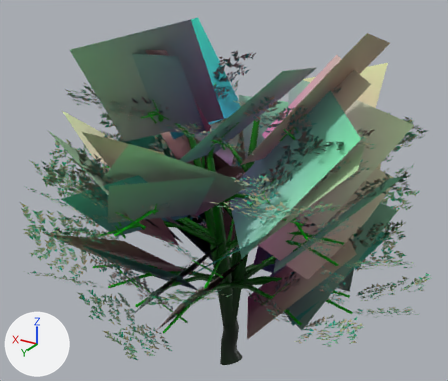
A saved change to the glTF model assets/trees/hill_c_1.glb.
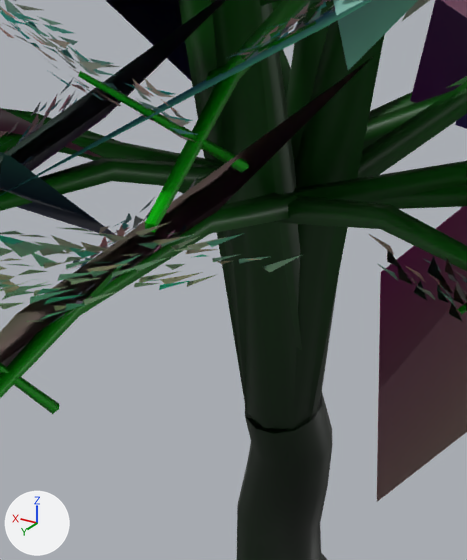
Each version appears first whole from a 50 mm camera at (-4.23, 7.33, 6.68) aimed at (0.18, -0.01, 3.01), and next in a close-up on the part from 39% to 59% of the width and 65% to 92% of the height. Arrows for +X, +Y and +Z are at lower left; the lights stay in place. The last two pictures show the newer version. Vertices at exactly the same position are counted once.

Objects in the first close-up: 'mid', 'near'.
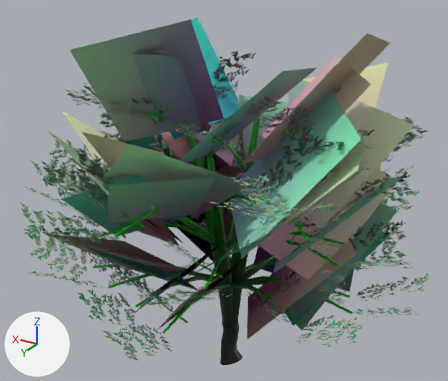
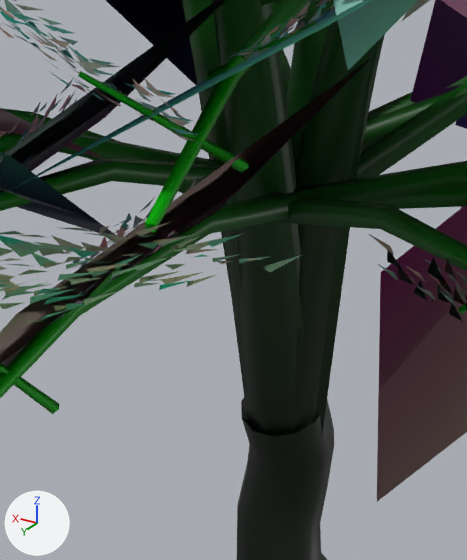
Boxes [x1, y1, x2, y2] around the edits, measured in the close-ups (467 x 560 px; the box of a moved part takes in the faces that stretch with it):
'mid', reshaped: before [0, 0, 467, 501]; after [0, 0, 467, 553]
part 1 of me_mid, moved or reshaped: before [178, 0, 385, 434]; after [182, 0, 380, 435]
part 2 of me_near, built on: before [245, 269, 339, 468]; after [241, 269, 334, 469]
part 3 of me_near, edited (looks the same): [182, 0, 374, 560] in both

Patch to the scene script:
```diff
--- a/assets/trees/hill_c_1.glb.py
+++ b/assets/trees/hill_c_1.glb.py
@@ me_mid @@
 me_mid.from_pydata(...)  # 232 vertices, 174 faces; spans x -2.5..2.47, y -2.76..2.63, z -0.07..5.62
 # used by ob_mid; location = (0.0, 0.0, 0.0)
+# me_mid part 1: 28 of 232 vertices moved; they spanned x -0.38..0.44, y -0.4..0.45, z 0.71..2.7 and now span x -0.25..0.32, y -0.28..0.31, z 0.57..2.05; mean shift (0.0, -0.02, -0.33); largest move (0.06, -0.28, 2.7) -> (0.09, -0.14, 2.05)
 me_mid.materials.append(mat_wood)
@@ me_near @@
 # used by ob_near; location = (0.0, 0.0, 0.0)
-me_near.from_pydata(...)  # 47908 vertices, 17468 faces; spans x -3.03..2.95, y -3.09..3.04, z -0.08..5.3
+me_near.from_pydata(...)  # 47916 vertices, 17532 faces; spans x -3.03..2.95, y -3.09..3.04, z -0.08..5.3
+# me_near part 2
+# 13 vertices are removed from x -0.03..0.17, y -0.1..0.13, z 0.72..0.75
+# 35 faces are deleted
+# 12 vertices move from x -0.07..0.17, y -0.1..0.13, z 0.7..0.77 to x -0.08..0.18, y -0.11..0.14, z 0.7..0.77
+# 21 vertices are added at x -0.07..0.17, y -0.14..0.13, z 0.56..0.76
+# 99 new faces join them, mat_wood
+# me_near part 3: 180 kept faces spanning x -0.66..0.72, y -0.67..0.77, z -0.08..4.0 get new vertex colours
 me_near.materials.append(mat_wood)
```
